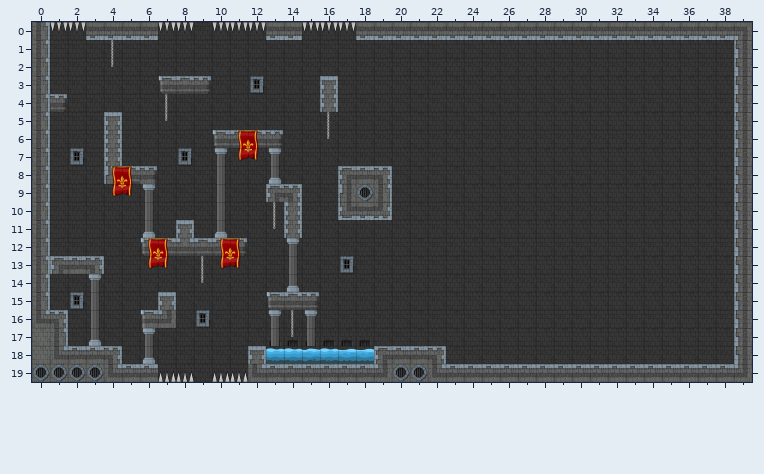
Tiled map: assets/tilemaps/joust-alpha-1.tmx. Above: the version before the commit.
Cells are 64x64 px. Shown: x 0..39, y 0..19.
The result:
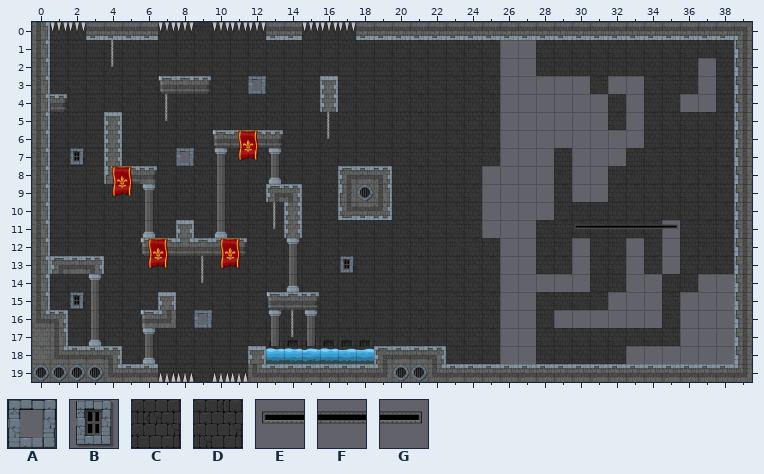
Key: from "skin1-tileset": A 39, B 55, C 64, D 80, E 181, F 182, G 183.
_ is an empty cell.
Difference:
Layer "bg":
y 1: x 26..27 DD -> __
y 2: x 26..27 CC -> __; x 37 C -> _
y 3: x 12 C -> A; x 26..30 DDDDD -> _____; x 32..33 DD -> __; x 37 D -> _
y 4: x 26..31 CCCCCC -> ______; x 33 C -> _; x 36..37 CC -> __
y 5: x 26..31 DDDDDD -> ______; x 33 D -> _
y 6: x 26..33 CCCCCCCC -> ________
y 7: x 8 C -> A; x 26..28 DDD -> ___; x 30..32 DDD -> ___
y 8: x 25..28 DCCC -> ____; x 30..31 CC -> __
y 9: x 25..28 DDDD -> ____; x 30..31 DD -> __
y 10: x 25..28 CCCC -> ____
y 11: x 25..27 DDD -> ___; x 35 D -> _
y 12: x 26..27 CC -> __; x 30 C -> _; x 33 C -> _; x 35 C -> _
y 13: x 26..27 DD -> __; x 30 D -> _; x 33 D -> _; x 35 D -> _
y 14: x 26..30 CCCCC -> _____; x 33..34 CC -> __; x 37..38 CC -> __
y 15: x 26..27 DD -> __; x 32..34 DDD -> ___; x 36..38 DDD -> ___
y 16: x 9 C -> A; x 26..27 CC -> __; x 29..34 CCCCCC -> ______; x 36..38 CCC -> ___
y 17: x 26..27 DD -> __; x 36..38 DDD -> ___
y 18: x 26..27 CC -> __; x 33..38 CCCCCC -> ______
Layer "fg":
y 3: x 12 B -> _
y 7: x 8 B -> _
y 11: x 30..35 ______ -> EFFFFG
y 16: x 9 B -> _
